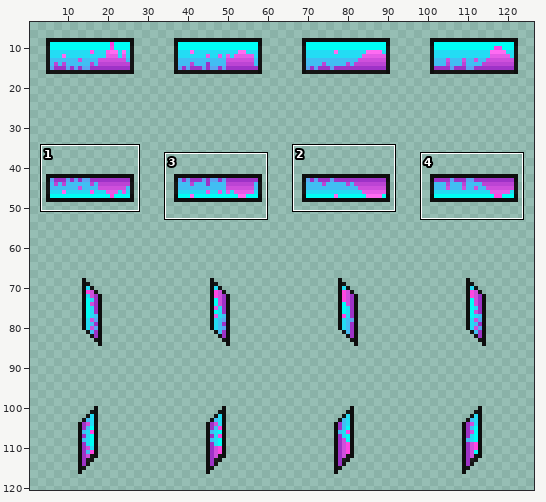
Sprite sheet -- Resources/Textures/_NF/Structures/Machines/computers.rsi/contraband.png. Above: a wide view before the commit, with the close-up outlined.
Close-up. Before the commit:
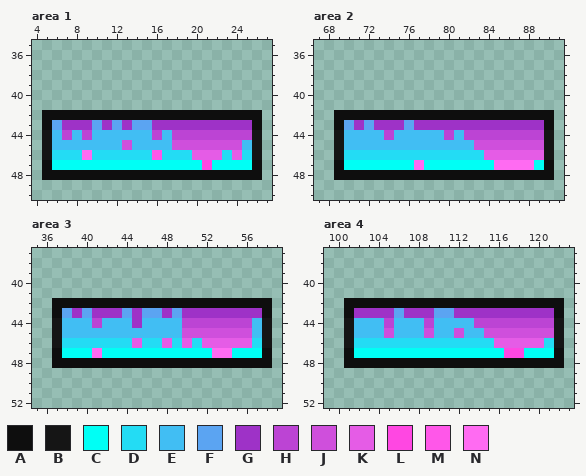
The file is 128x128 pixels. Colours within 5 levels of each other are drawn and written as one. Shown: area 1: x 4..27, y 35..50; area 2: x 67..91, y 35..50; area 3: x 35..59, y 37..52; area 4: x 99..123, y 37..52. The wide view leaves out empty margins.
Palette (. is transparent): A #0e0e0e  B #151515  C #00fff5  D #23dcf4  E #41bef3  F #5ba4f2  G #9e32c7  H #bc44d4  J #cf4fdc  K #e55ce6  L #ff47e2  M #ff57e9  N #ff6bf2
Pixels before, area 1, first column x 5:
42 AAAAAAAAAAAAAAAAAAAAAA
43 AFGGGFGFGFFGGGGGGGGGGA
44 BEHEHEEEEEEHEHHHHHHHHB
45 BEEEEEEEJEEEEJJJJJJJEB
46 BDDDNDDDDDDMDDDKKKDKDB
47 ACCCCCCCCCCCCCCCLCCCCA
48 AAAAAAAAAAAAAAAAAAAAAA
Pixels before, area 2, first column x 69:
42 AAAAAAAAAAAAAAAAAAAAAA
43 AFGFGGGFGGGGGGGGGGGGGA
44 BEEEEHEEEEEHEHHHHHHHHB
45 BEEEEEEEEEEEEEJJJJJJJB
46 BDDDDDDDDDDDDDDKKKKKKB
47 ACCCCCCCNCCCCCCCNNNNCA
48 AAAAAAAAAAAAAAAAAAAAAA
Pixels before, area 3, first column x 37:
42 AAAAAAAAAAAAAAAAAAAAAA
43 AFGFGGGFGFFGFGGGGGGGGA
44 BEEEHEEEGEEEEHHHHHHHEB
45 BEEEEEEEEEEEEJJJJJJJEB
46 BDDDDDDDKDDKDKDKKKKKDB
47 ACCCNCCCCCCCCCCCNNCCCA
48 AAAAAAAAAAAAAAAAAAAAAA
Pixels before, area 4, first column x 101:
42 AAAAAAAAAAAAAAAAAAAAAA
43 AGGGGFGGGFFGGGGGGGGGGA
44 BEEEHEEEHEEEEHHHHHHHHB
45 BEEEJEEEJEEJEEJJJJJJJB
46 BDDDDDDDDDDDDDDKKKKKDB
47 ACCCCCCCCCCCCCCCLLCCCA
48 AAAAAAAAAAAAAAAAAAAAAA
And afterwards:
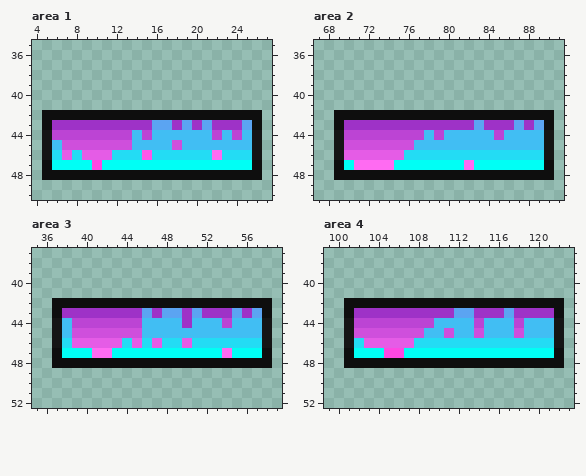
Message: Rotate north-facing contraband sprite
Edits made:
Area 1:
The edit turns colour L into colour C in row 47 at x 21.
The edit turns colour K into colour D in row 46 at x 20 to 21 and 24.
The edit turns colour M into colour D in row 46 at x 16.
The edit turns colour H into colour E in row 44 at x 16, 18 to 21, 23 and 25.
The edit turns colour J into colour E in row 45 at x 19 to 24.
The edit turns colour G into colour F in row 43 at x 16 to 17, 19, 21 and 25.
The edit turns colour F into colour G in row 43 at x 6, 10, 12 and 14 to 15.
The edit turns colour E into colour H in row 44 at x 6, 8, 10 to 13 and 15.
The edit turns colour E into colour J in row 45 at x 7 to 12.
The edit turns colour D into colour K in row 46 at x 7 and 10 to 11.
The edit turns colour N into colour K in row 46 at x 9.
The edit turns colour C into colour L in row 47 at x 10.
The edit turns colour D into colour M in row 46 at x 15.
The edit turns colour K into colour N in row 46 at x 22.
Area 2:
The edit turns colour N into colour C in row 47 at x 77 and 85 to 88.
The edit turns colour K into colour D in row 46 at x 84 to 89.
The edit turns colour H into colour E in row 44 at x 80, 82 to 84 and 86 to 89.
The edit turns colour J into colour E in row 45 at x 83 to 89.
The edit turns colour G into colour F in row 43 at x 83, 87 and 89.
The edit turns colour F into colour G in row 43 at x 70, 72 and 76.
The edit turns colour E into colour H in row 44 at x 70 to 73, 75 to 77 and 79.
The edit turns colour E into colour J in row 45 at x 70 to 76.
The edit turns colour D into colour K in row 46 at x 70 to 75.
The edit turns colour C into colour N in row 47 at x 71 to 74 and 82.
Area 3:
The edit turns colour N into colour C in row 47 at x 53.
The edit turns colour K into colour D in row 46 at x 48 and 52 to 56.
The edit turns colour H into colour E in row 44 at x 51 to 53 and 55 to 56.
The edit turns colour J into colour E in row 45 at x 50 to 56.
The edit turns colour G into colour F in row 43 at x 48, 51, 55 and 57.
The edit turns colour F into colour G in row 43 at x 38, 40, 44 and 47.
The edit turns colour H into colour G in row 44 at x 50.
The edit turns colour E into colour H in row 44 at x 39 to 40 and 42 to 44.
The edit turns colour G into colour H in row 44 at x 45.
The edit turns colour E into colour J in row 45 at x 39 to 45.
The edit turns colour D into colour K in row 46 at x 39 to 43 and 47.
The edit turns colour C into colour N in row 47 at x 42.
Area 4:
The edit turns colour L into colour C in row 47 at x 117 to 118.
The edit turns colour K into colour D in row 46 at x 116 to 120.
The edit turns colour H into colour E in row 44 at x 115 to 117 and 119 to 121.
The edit turns colour J into colour E in row 45 at x 109, 112, 115 to 117 and 119 to 121.
The edit turns colour G into colour F in row 43 at x 112 to 113 and 117.
The edit turns colour F into colour G in row 43 at x 106 and 110 to 111.
The edit turns colour E into colour H in row 44 at x 102 to 104 and 106 to 108.
The edit turns colour E into colour J in row 45 at x 102 to 104, 106 to 108, 111 and 114.
The edit turns colour D into colour K in row 46 at x 103 to 107.
The edit turns colour C into colour L in row 47 at x 105 to 106.
Where, in picture pixels (left, top, right, bottom), the same in both close-ups:
changed: (52, 120, 252, 170)
changed: (344, 120, 544, 170)
changed: (62, 308, 262, 358)
changed: (354, 308, 554, 358)
